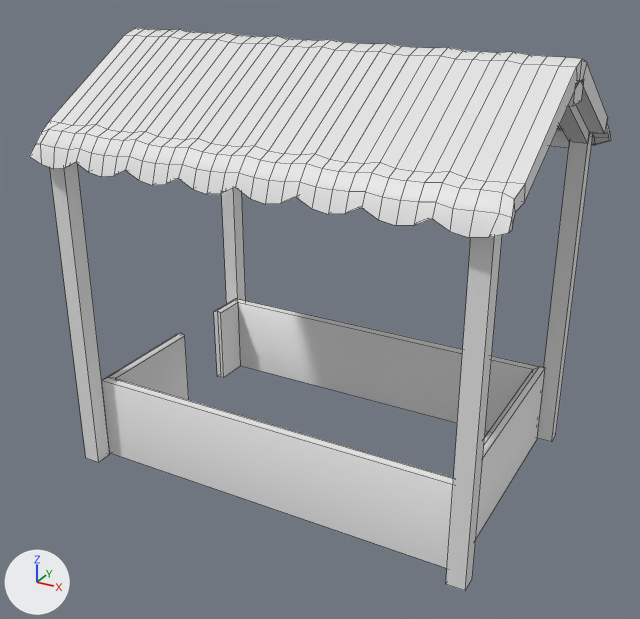
Renders of the FBX model Assets/Mesh/FoodStall.fbx from each side of a commit.
One viewpoint serves both versions: a 50 mm camera at (1.94, -3.59, 2.59) aimed at (0.02, -0.1, 0.84). The lights are fixed; the arrows at lower left show +X, +Y and +Z. The picture after the commit comes second. Mesh edges are drawn as thin lines. Where no turn or scale is listed for an object, it has been applied to the vertices. Vertices at exactly the same position are counted once.

The first picture shows 'StallTent'.
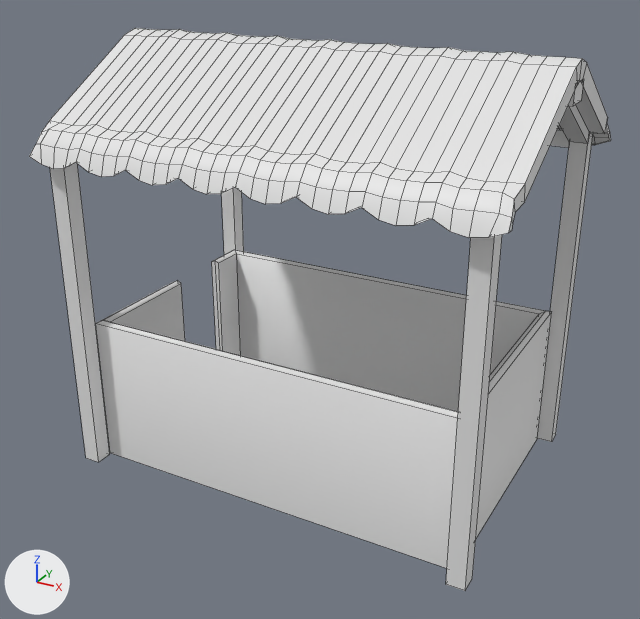
The newer file is also rescaled (x1.219) as a whole; pictures and numbers use the older file's frame.

Where the change shows, as pixel boxes [x1, y1, x2, y2] in the pictures (640 x 619 px; the box of a moved part takes in the faces that stretch with it):
part 1 of me_cube_001, moved or reshaped
    before: [102, 298, 545, 568]
    after: [96, 250, 551, 568]

The change in detail:
me_cube_001 has 846 vertices, 820 faces and spans x -1.09..1.12, y -0.79..0.79, z 0.0..2.11.
me_cube_001 is used by ob_stalltent; location (0.0, 0.0, 0.0).
me_cube_001 part 1: all 18 vertices in x -0.97..0.97, y -0.61..0.61, z 0.44..0.45 are moved by (0.0, 0.0, 0.32).
